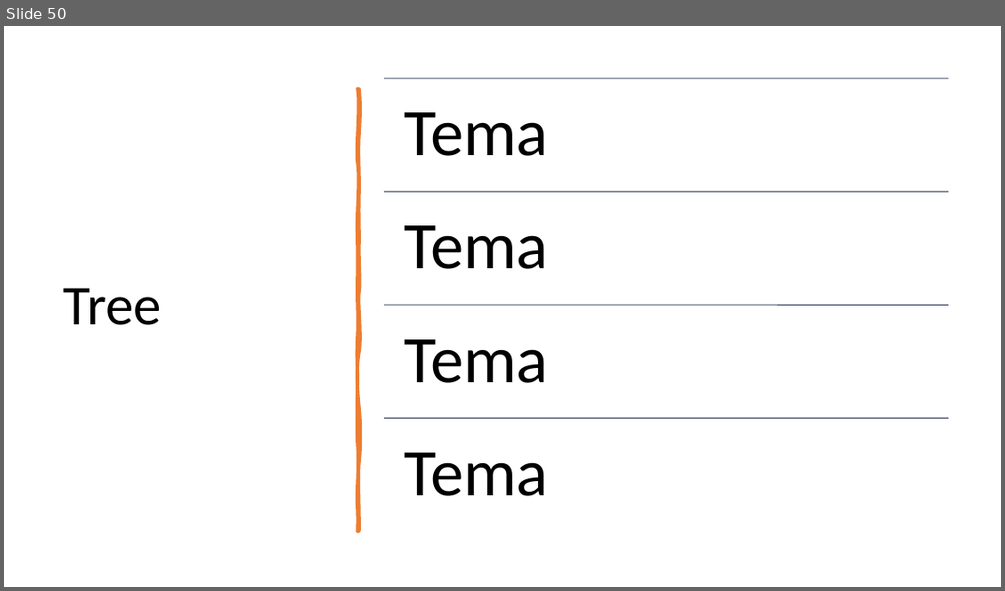
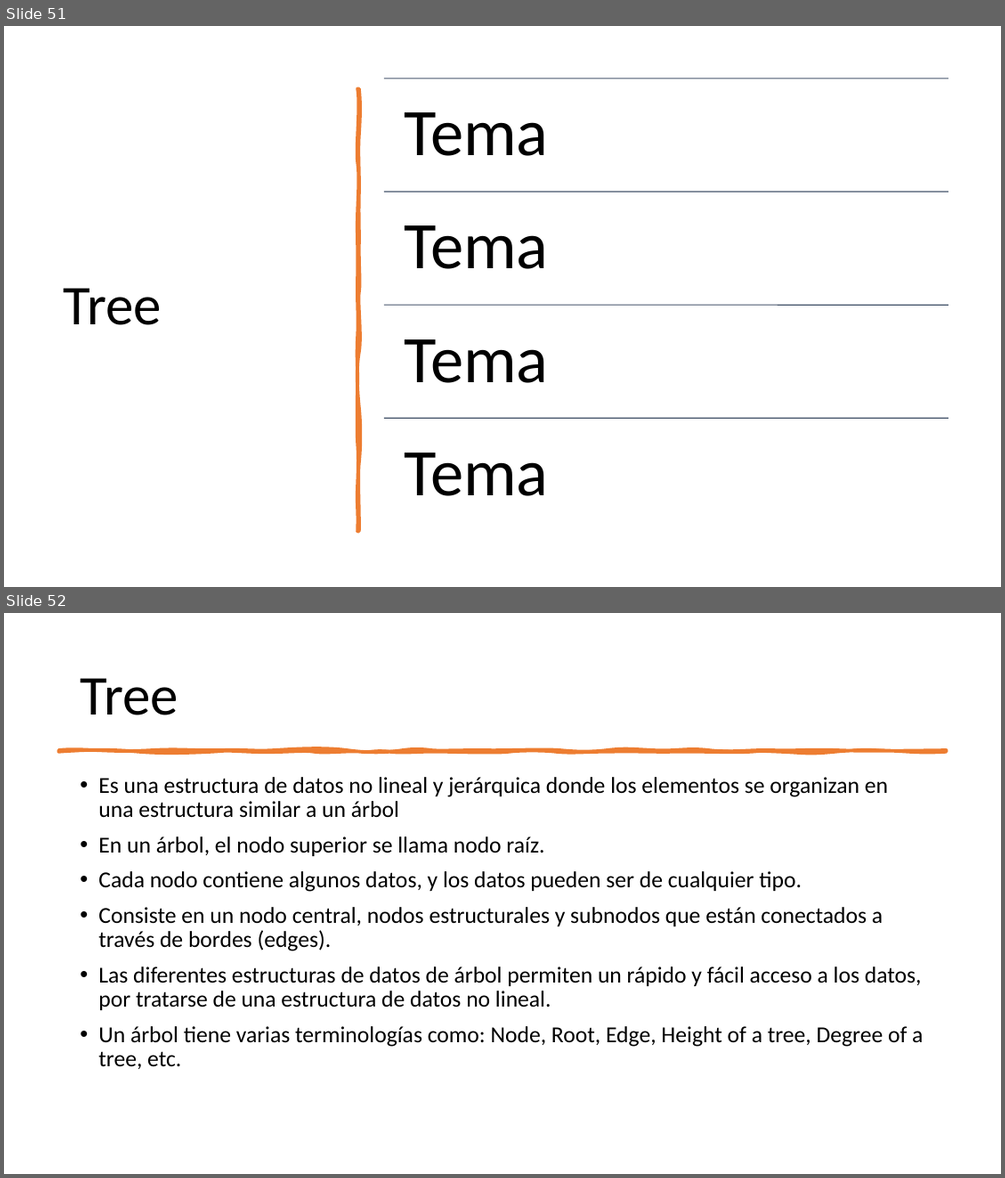
Before and after one commit to ppa-docencia-u/usm-est-datos, a slide deck: presentacion/Estructuras de datos-1.pptx. Shown one above the other, each under a label of ours: slide 50 before the commit, slides 51 and 52 after it. The pictures are 1005x591 and 1005x1178 pixels, drawn with LibreOffice and Linux fonts; fonts in the diff are those of the drawing. Boxes give left, top, right and bottom in pixels: in the first picture for what was removed or moved away, otherwise in the second. Text is boxed around its words. In the diff, an @@ line names an element or a change of style, - is before the commit and + after.

```diff
--- a/presentacion/Estructuras de datos-1.pptx
+++ b/presentacion/Estructuras de datos-1.pptx
@@ slide 52 added at box(4, 613, 1001, 1174), background #FFFFFF @@
@@ title added at box(80, 678, 178, 715), 54 pt, text #000000 @@
+Tree
@@ freeform shape added at box(58, 750, 947, 751), fill #ED7D31, outline #ED7D31 3.25 pt @@
@@ text added at box(98, 777, 922, 1069), 22 pt, text #000000 @@
+• Es una estructura de datos no lineal y jerárquica donde los elementos se organizan en una estructura similar a un árbol
+• En un árbol, el nodo superior se llama nodo raíz.
+• Cada nodo contiene algunos datos, y los datos pueden ser de cualquier tipo.
+• Consiste en un nodo central, nodos estructurales y subnodos que están conectados a través de bordes (edges).
+• Las diferentes estructuras de datos de árbol permiten un rápido y fácil acceso a los datos, por tratarse de una estructura de datos no lineal.
+• Un árbol tiene varias terminologías como: Node, Root, Edge, Height of a tree, Degree of a tree, etc.
@@ what was slide 50 is now slide 51 @@
```
Also in this commit, not shown: 1 slide changed, 27 other slides added, 4 other files.
